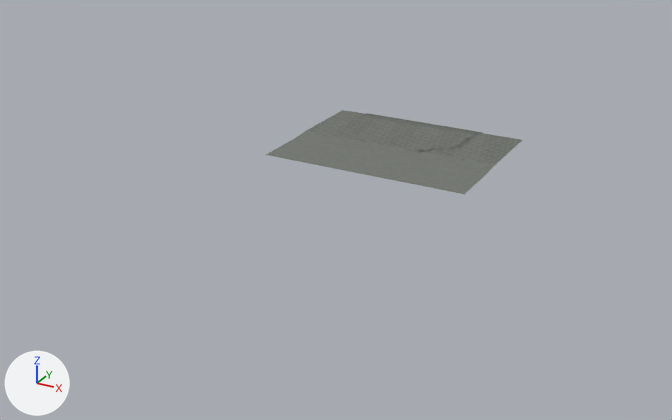
Renders of the glTF model assets/level/city_harbour/sea.glb from each side of a commit.
One viewpoint serves both versions: a camera (50 mm lens) standing at (1018.0, -2356.0, 844.0) and looking at (-10.0, -489.0, -90.0). Every picture has the same lights, and +X, +Y and +Z are marked at lower left. The picture after the commit comes second.

The first picture shows 'sea_bed'.
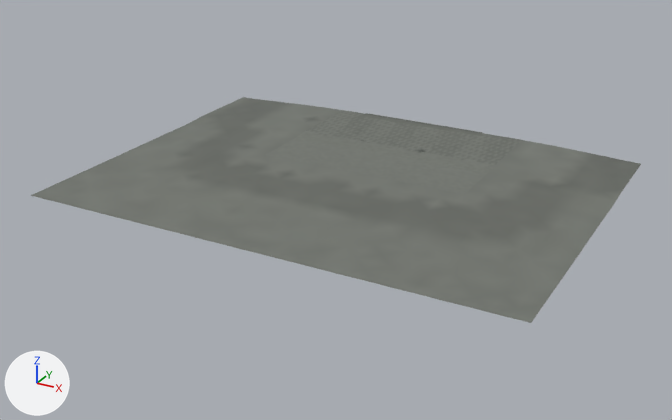
Where the change shows, as pixel boxes [x1, y1, x2, y2] in the pictures (672 x 420 px):
```json
{"object": "far_sea_bed", "change": "added", "after": [31, 97, 641, 323]}
```

The change, as JSON lines over the scene's bpy script:
```json
{"op": "add", "block": "me_far_sea_bed_001", "code": ["me_far_sea_bed_001 = bpy.data.meshes.new('far_sea_bed.001')", "me_far_sea_bed_001.from_pydata(...)  # 658 vertices, 1186 faces; spans x -620.0..620.0, y -900.0..10.0, z -23.0..-6.0", "me_far_sea_bed_001.materials.append(mat_gravel)"]}
{"op": "add", "block": "ob_far_sea_bed", "code": ["ob_far_sea_bed = bpy.data.objects.new('far_sea_bed', me_far_sea_bed_001)", "ob_far_sea_bed.location = (0.0, 0.0, 0.0)"]}
```
